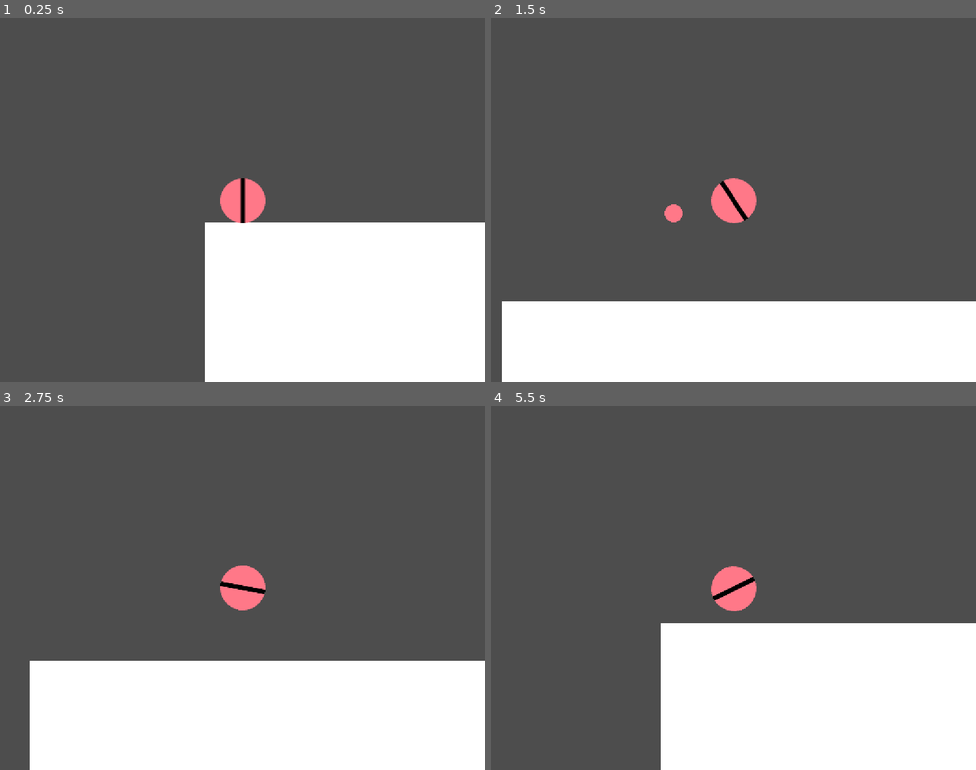
Above: before the commit, frames 1-4 (two rows, left to right).
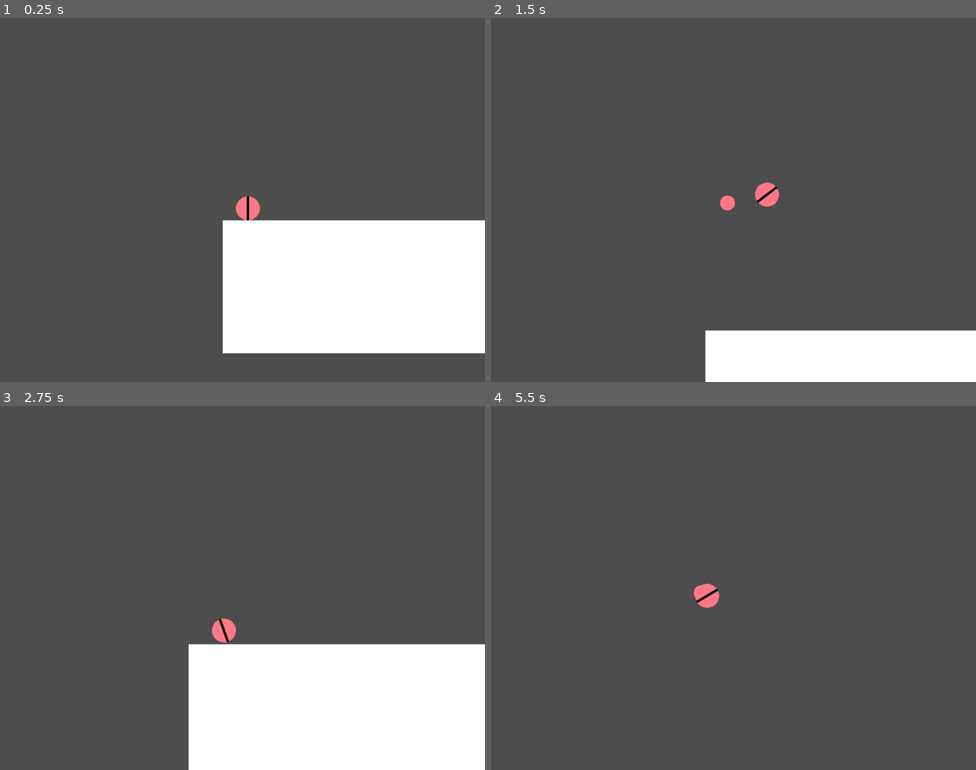
Above: after the commit, the same moments.

Repository: JeppeLindberg/untitled_game_jam_102
Game: Godot game, scene res://scenes/main.tscn
Same seed, same stepped clock (60 frames per second), same inputs: the game is played once before the commit and once after it.
Inputs (mouse positions are in pixels of both pictures, inside the frame that each line leads up to):
- Up to frame 1 (0.25 s): no input
- Up to frame 2 (1.5 s): move the mouse to (840, 181) at 0.52 s; hold D (move_right) 0.53-1.28 s; click (840, 181) at 0.6 s; move the mouse to (636, 218) at 1.27 s; hold A (move_left) from 1.28 s (still down); click (636, 218) at 1.35 s
- Up to frame 3 (2.75 s): move the mouse to (291, 507) at 2.02 s; release A (move_left) at 2.03 s; hold D (move_right) from 2.03 s (still down); click (291, 507) at 2.1 s
- Up to frame 4 (5.5 s): move the mouse to (709, 660) at 2.77 s; click (709, 660) at 2.85 s; move the mouse to (879, 642) at 3.52 s; release D (move_right) at 3.53 s; hold A (move_left) from 3.53 s (still down); click (879, 642) at 3.6 s; move the mouse to (588, 533) at 4.27 s; click (588, 533) at 4.35 s; move the mouse to (757, 588) at 5.02 s; click (757, 588) at 5.1 s

The runs differ from the first frame. In frame 1, 7.1% of the frame differs, in the area x 42-100%, y 44-100%; in frame 2, 15%; in frame 3, 14%; in frame 4, 27%, in the area x 35-100%, y 44-100%.

Commit message:
progress

Diff:
--- a/prefabs/leg.tscn
+++ b/prefabs/leg.tscn
@@ -8,19 +8,22 @@
 point_count = 3
 
 [sub_resource type="CircleShape2D" id="CircleShape2D_abhh2"]
+radius = 12.0416
 
 [node name="leg" type="Node2D"]
 script = ExtResource("1_mgrs5")
 animation_secs = 0.5
 eject_curve = SubResource("Curve_4x7ay")
 max_length = 70.0
+jump_power_mult = 8.0
+ground_layer = 1
 
 [node name="shape_position" type="Node2D" parent="."]
 
 [node name="sprite" type="Sprite2D" parent="shape_position"]
 modulate = Color(1, 0.470588, 0.533333, 1)
 z_index = -1
-scale = Vector2(0.2, 0.2)
+scale = Vector2(0.25, 0.25)
 texture = ExtResource("1_kbht7")
 
 [node name="shape" type="CollisionShape2D" parent="."]
--- a/prefabs/player.tscn
+++ b/prefabs/player.tscn
@@ -6,12 +6,14 @@
 [ext_resource type="PackedScene" uid="uid://d35juhqcck27d" path="res://prefabs/leg.tscn" id="2_xpgil"]
 
 [sub_resource type="PhysicsMaterial" id="PhysicsMaterial_orgva"]
-bounce = 0.1
+bounce = 0.4
 
 [sub_resource type="CircleShape2D" id="CircleShape2D_1rkda"]
-radius = 25.02
+radius = 20.025
 
 [node name="player" type="RigidBody2D"]
+collision_layer = 2
+collision_mask = 3
 physics_material_override = SubResource("PhysicsMaterial_orgva")
 inertia = 20.0
 lock_rotation = true
@@ -19,13 +21,13 @@
 angular_damp = 1.0
 script = ExtResource("1_opcmp")
 torque_mult = 1.0
-max_angular_velocity = 8.0
+max_angular_velocity = 10.0
 limb_target_prefab = ExtResource("2_otv20")
 leg_prefab = ExtResource("2_xpgil")
 
 [node name="sprite" type="Sprite2D" parent="."]
 modulate = Color(1, 0.470588, 0.533333, 1)
-scale = Vector2(0.5, 0.5)
+scale = Vector2(0.4, 0.4)
 texture = ExtResource("2_was2a")
 
 [node name="collider" type="CollisionShape2D" parent="."]
--- a/project.godot
+++ b/project.godot
@@ -17,13 +17,12 @@
 
 [display]
 
-window/size/viewport_width=540
-window/size/viewport_height=405
+window/size/viewport_width=810
+window/size/viewport_height=608
 window/size/resizable=false
 window/size/window_width_override=1080
 window/size/window_height_override=810
 window/stretch/mode="viewport"
-window/stretch/scale_mode="integer"
 
 [input]
 
@@ -45,6 +44,11 @@
 ]
 }
 
+[layer_names]
+
+2d_physics/layer_1="Ground"
+2d_physics/layer_2="Player"
+
 [rendering]
 
 renderer/rendering_method="gl_compatibility"
--- a/scenes/main.tscn
+++ b/scenes/main.tscn
@@ -8,6 +8,7 @@
 
 [node name="main" type="Node"]
 script = ExtResource("1_42jb7")
+basic_layer = 3
 
 [node name="world" type="Node2D" parent="."]
 
@@ -28,13 +29,33 @@
 position = Vector2(561, 205)
 scale = Vector2(4.42195, 4.42195)
 
+[node name="platform4" parent="world" instance=ExtResource("1_kls6y")]
+position = Vector2(779, 205)
+scale = Vector2(4.42195, 4.42195)
+
+[node name="platform5" parent="world" instance=ExtResource("1_kls6y")]
+position = Vector2(779, 90)
+scale = Vector2(4.42195, 4.42195)
+
+[node name="platform6" parent="world" instance=ExtResource("1_kls6y")]
+position = Vector2(1000, 90)
+scale = Vector2(4.42195, 4.42195)
+
+[node name="platform7" parent="world" instance=ExtResource("1_kls6y")]
+position = Vector2(1221, 90)
+scale = Vector2(4.42195, 4.42195)
+
+[node name="platform8" parent="world" instance=ExtResource("1_kls6y")]
+position = Vector2(1442, 90)
+scale = Vector2(4.42195, 4.42195)
+
 [node name="player" parent="world" node_paths=PackedStringArray("cursor_location", "limb_targets") instance=ExtResource("2_otylx")]
 position = Vector2(50, 65)
 cursor_location = NodePath("../cursor_location")
 limb_targets = NodePath("../limb_targets")
 
-[node name="camera_pivot" type="Node2D" parent="world" node_paths=PackedStringArray("player")]
+[node name="camera_pivot" type="Node2D" parent="world" node_paths=PackedStringArray("targets")]
 script = ExtResource("3_2kp2l")
-player = NodePath("../player")
+targets = [NodePath("../player"), NodePath("../cursor_location"), NodePath("../player")]
 
 [node name="camera" type="Camera2D" parent="world/camera_pivot"]
--- a/scripts/camera_pivot.gd
+++ b/scripts/camera_pivot.gd
@@ -1,7 +1,10 @@
 extends Node2D
 
-@export var player: Node2D
+@export var targets: Array[Node2D]
 
 
-func _process(_delta: float) -> void:
-	global_position = player.global_position
+func _process(delta: float) -> void:
+	var avg_global_pos = Vector2.ZERO
+	for target in targets:
+		avg_global_pos += target.global_position
+	global_position = lerp(global_position, avg_global_pos / len(targets), delta*10.0)
--- a/scripts/cursor_location.gd
+++ b/scripts/cursor_location.gd
@@ -1,6 +1,4 @@
 extends Node2D
-
-@export var camera: Camera2D
 
 func _process(_delta: float) -> void:
 	global_position = get_global_mouse_position()
--- a/scripts/leg.gd
+++ b/scripts/leg.gd
@@ -5,27 +5,31 @@
 @export var animation_secs = 1.0
 @export var eject_curve: Curve
 @export var max_length = 30.0
+@export var jump_power_mult = 5.0
+@export_flags_2d_physics var ground_layer
 
 var shape:Node2D
 var shape_position:Node2D
 var limb_target: Node2D
+var player:RigidBody2D
 
 var vector_delta: Vector2
 
 var start_time: float
 var initialized = false
+var weight_history = [0.0,0.0]
 
 func _ready() -> void:
 	shape = get_node('shape')
 	shape_position = get_node('shape_position')
+	player = get_parent()
 
-	shape.reparent(get_parent())
+	shape.reparent(player)
 
 func _physics_process(_delta: float) -> void:
 	if !initialized:
 		rotation_degrees = -get_parent().rotation_degrees
 		start_time = main.curr_secs()
-		print(limb_target.global_position)
 		vector_delta = limb_target.global_position - global_position
 		if vector_delta.length() > max_length:
 			vector_delta *= max_length / vector_delta.length()
@@ -37,6 +41,16 @@
 		shape.queue_free()
 		queue_free()
 
+	var prev_pos = shape_position.global_position
+
 	shape_position.position = lerp(Vector2.ZERO, vector_delta, eject_curve.sample(weight))
 
+	weight_history.pop_back()
+	weight_history.insert(0, weight)
+
+	if weight_history[0] > weight_history[1]:
+		if len(main.get_nodes_in_shape(shape, shape_position.global_transform, ground_layer)) != 0:
+			var force_to_add = (player.global_position - shape_position.global_position).normalized() * (prev_pos-shape_position.global_position).length() * jump_power_mult
+			player.linear_velocity += force_to_add
+
 	shape.global_position = shape_position.global_position
--- a/scripts/main.gd
+++ b/scripts/main.gd
@@ -2,6 +2,10 @@
 
 var _curr_secs:float
 var _delta_secs:float
+
+@export_flags_2d_physics var basic_layer
+
+@onready var world = get_node('/root/main/world')
 
 func _process(_delta: float) -> void:
 	var time_elapsed = float(Time.get_ticks_msec()) / 1000.0;
@@ -20,3 +24,25 @@
 
 func delta_secs():
 	return _delta_secs;
+
+
+func get_nodes_in_shape(collider, transform, collision_mask = 0, motion = Vector2.ZERO):
+	var shape = PhysicsShapeQueryParameters2D.new()
+	shape.shape = collider.shape;
+	shape.transform = transform
+	shape.collide_with_areas = false
+	if collision_mask != 0:
+		shape.collision_mask = collision_mask
+	else:
+		shape.collision_mask = basic_layer
+	if motion != Vector2.ZERO:
+		shape.motion = motion
+	var collisions = world.get_world_2d().direct_space_state.intersect_shape(shape);
+	if collisions == null:
+		return([])
+
+	var nodes = []
+	for collision in collisions:
+		var node = collision['collider']
+		nodes.append(node)
+	return nodes
--- a/scripts/player.gd
+++ b/scripts/player.gd
@@ -39,4 +39,3 @@
 		var new_leg = main.create_node(leg_prefab, self)
 		new_leg.global_position = global_position
 		new_leg.limb_target = new_limb_target
-		print(new_leg)
